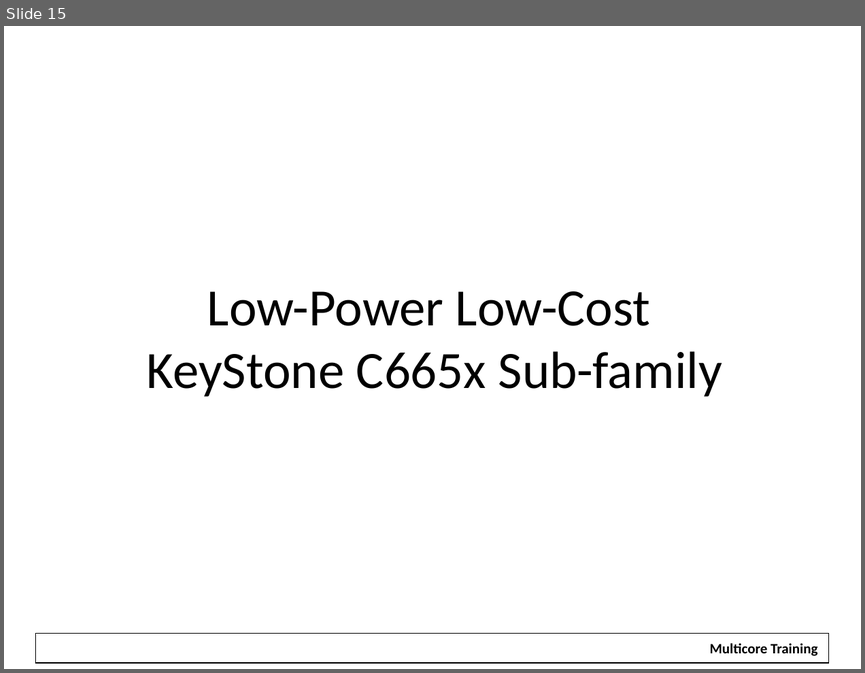
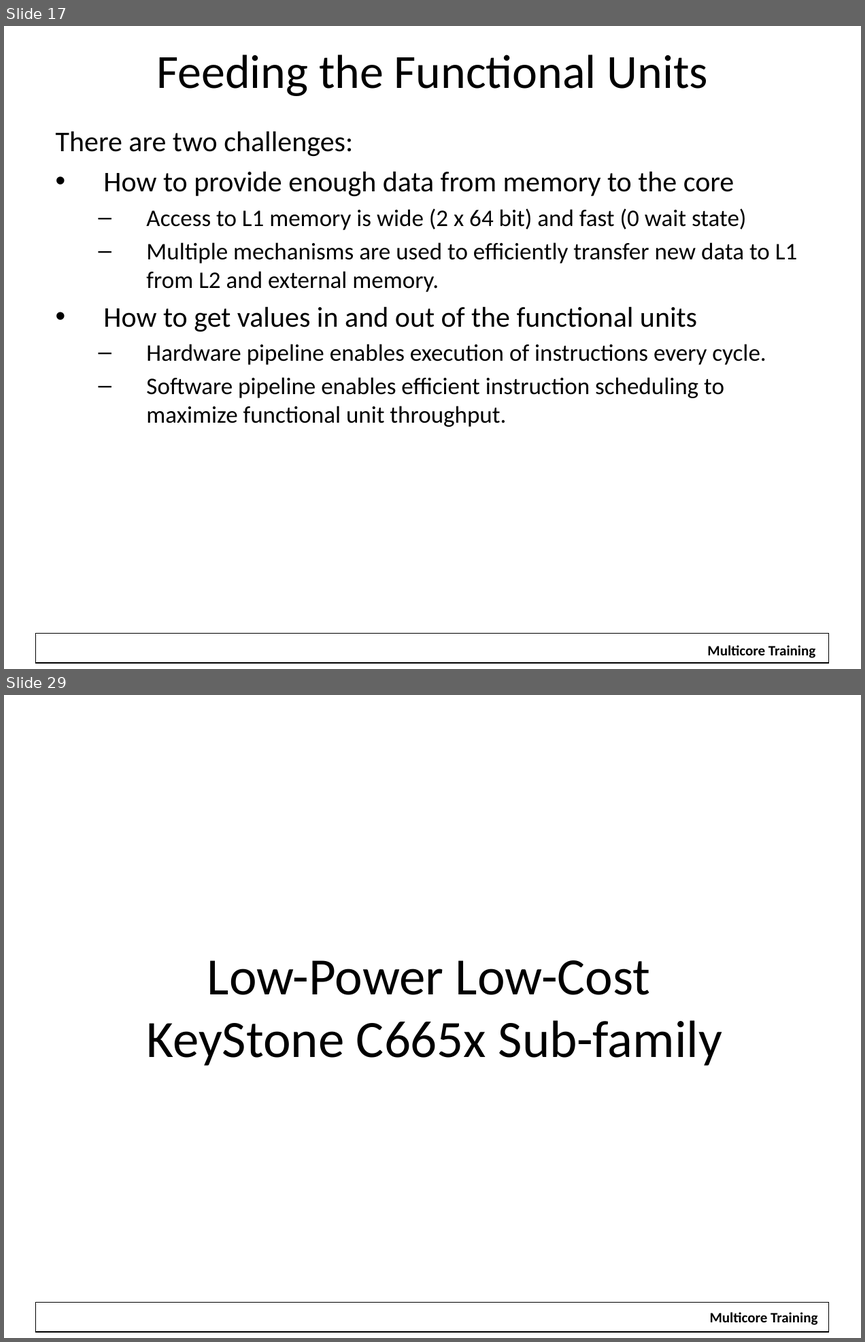
Before and after one commit to hari1989/keystone-workshop, a slide deck: slides/KeyStone Overview.pptx. Shown one above the other, each under a label of ours: slide 15 before the commit, slides 17 and 29 after it; the slides between them are not shown. The pictures are 865x673 and 865x1342 pixels, drawn with LibreOffice and Linux fonts; fonts in the diff are those of the drawing; background and template pictures are left out. Boxes give left, top, right and bottom in pixels: in the first picture for what was removed or moved away, otherwise in the second. Text is boxed around its words. In the diff, an @@ line names an element or a change of style, - is before the commit and + after.

```diff
--- a/slides/KeyStone Overview.pptx
+++ b/slides/KeyStone Overview.pptx
@@ slide 17 added at bbox=[4, 26, 861, 669], background #FFFFFF; not listed: 1 template element that a slide beside it also shows @@
@@ title added at bbox=[156, 55, 708, 96], 40 pt, text #000000 @@
+Feeding the Functional Units
@@ text added at bbox=[56, 131, 797, 427], 20 pt, text #000000 @@
+There are two challenges:
+• How to provide enough data from memory to the core
+  – Access to L1 memory is wide (2 x 64 bit) and fast (0 wait state)
+  – Multiple mechanisms are used to efficiently transfer new data to L1 from L2 and external memory.
+• How to get values in and out of the functional units
+  – Hardware pipeline enables execution of instructions every cycle.
+  – Software pipeline enables efficient instruction scheduling to maximize functional unit throughput.
@@ rectangle added at bbox=[698, 637, 825, 659], fill #FFFFFF, 12 pt, text #000000, bold @@
+Multicore Training
@@ what was slide 15 is now slide 29 @@
```
Also in this commit, not shown: 1 slide changed, 13 other slides added, 1 other file.
